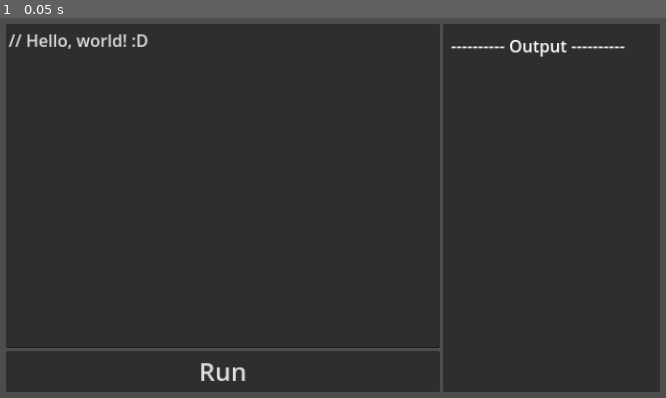
Above: before the commit, frame 1.
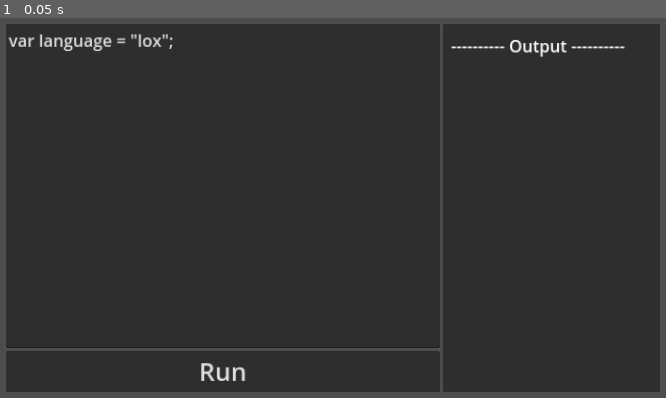
Above: after the commit, the same moment.

Repository: Skyvastern/skyamn-gdscript
Game: Godot game, scene res://main/main.tscn
Two runs of this game, one before a commit and one after it. Both use one fixed random seed, a clock stepped at 60 frames per second and the inputs below.
Inputs:
- Up to frame 1 (0.05 s): no input

The runs differ from the first frame. In frame 1, 0.5% of the frame differs, in the area x 1-26%, y 4-9%.

Commit message:
Create scanner to extract tokens

Diff:
--- /dev/null
+++ b/main/interpreter/interpreter.gd
@@ -0,0 +1,57 @@
+extends Node
+class_name Interpreter
+
+static var had_error: bool = false
+
+@export var scanner_scene: PackedScene
+
+
+func start(source: String) -> bool:
+	if source == "":
+		print("Source code is empty.")
+	else:
+		run_source(source)
+
+	if had_error:
+		return false
+
+	return true
+
+
+func run_source(source: String) -> void:
+	_run(source)
+
+
+func run_prompt() -> void:
+	return
+
+
+func _run(source: String) -> void:
+	var scanner: Scanner = Interpreter.add_scene_in_tree(scanner_scene, self)
+	scanner.setup(source)
+
+	var _tokens: Array[Token] = scanner.scan_tokens()
+
+
+static func error(line: int, message: String) -> void:
+	report(line, "", message)
+
+
+static func report(line: int, where: String, message: String) -> void:
+	push_error("[line " + str(line) + "] Error" + where + ": " + message)
+	had_error = true
+
+
+static func add_scene_in_tree(scene: PackedScene, parent: Node) -> Node:
+	var node: Node = scene.instantiate()
+	parent.add_child(node)
+	return node
+
+
+static func substring(value: String, start_index: int, end_index: int) -> String:
+	var trimmed_value: String = ""
+
+	for i in range(start_index, end_index):
+		trimmed_value += value[i]
+
+	return trimmed_value
--- /dev/null
+++ b/main/interpreter/interpreter.tscn
@@ -0,0 +1,8 @@
+[gd_scene load_steps=3 format=3 uid="uid://c3dbkuo5lym45"]
+
+[ext_resource type="Script" path="res://main/interpreter/interpreter.gd" id="1_ok7gr"]
+[ext_resource type="PackedScene" uid="uid://c6d7njfiey11i" path="res://main/interpreter/scanner/scanner.tscn" id="2_rfwvq"]
+
+[node name="Interpreter" type="Node"]
+script = ExtResource("1_ok7gr")
+scanner_scene = ExtResource("2_rfwvq")
--- /dev/null
+++ b/main/interpreter/scanner/scanner.gd
@@ -0,0 +1,197 @@
+extends Node
+class_name Scanner
+
+@export var token_scene: PackedScene
+
+var source: String
+var tokens: Array[Token]
+
+var start: int = 0
+var current: int = 0
+var line: int = 1
+
+
+func setup(_source: String) -> void:
+	source = _source
+	tokens = []
+
+
+func scan_tokens() -> Array[Token]:
+	while not is_at_end():
+		start = current
+		scan_a_token()
+
+	var token: Token = Interpreter.add_scene_in_tree(token_scene, self)
+	token.setup(Token.TokenType.EOF, "", "", line)
+	tokens.append(token)
+
+	return tokens
+
+
+func scan_a_token() -> void:
+	var c: String = advance()
+	match c:
+		"(":
+			add_token(Token.TokenType.LEFT_PAREN)
+		")":
+			add_token(Token.TokenType.RIGHT_PAREN)
+		"{":
+			add_token(Token.TokenType.LEFT_BRACE)
+		"}":
+			add_token(Token.TokenType.RIGHT_BRACE)
+		".":
+			add_token(Token.TokenType.DOT)
+		",":
+			add_token(Token.TokenType.COMMA)
+		"+":
+			add_token(Token.TokenType.PLUS)
+		"-":
+			add_token(Token.TokenType.MINUS)
+		";":
+			add_token(Token.TokenType.SEMICOLON)
+		"*":
+			add_token(Token.TokenType.STAR)
+		"!":
+			if match_char("="):
+				add_token(Token.TokenType.BANG_EQUAL)
+			else:
+				add_token(Token.TokenType.BANG)
+		"=":
+			if match_char("="):
+				add_token(Token.TokenType.EQUAL_EQUAL)
+			else:
+				add_token(Token.TokenType.EQUAL)
+		"<":
+			if match_char("="):
+				add_token(Token.TokenType.LESS_EQUAL)
+			else:
+				add_token(Token.TokenType.LESS)
+		">":
+			if match_char("="):
+				add_token(Token.TokenType.GREATER_EQUAL)
+			else:
+				add_token(Token.TokenType.GREATER)
+		"/":
+			if match_char("/"):
+				while peek() != "\n" and not is_at_end():
+					advance()
+			else:
+				add_token(Token.TokenType.SLASH)
+		" ", "\r", "\t":
+			pass
+		"\n":
+			line += 1
+		'"':
+			string()
+		_:
+			if is_digit(c):
+				number()
+			elif is_alpha(c):
+				identifier()
+			else:
+				Interpreter.error(line, "Unexpected character: " + c)
+
+
+func is_at_end() -> bool:
+	return current >= source.length()
+
+
+func advance() -> String:
+	var next_char: String = source[current]
+	current += 1
+	return next_char
+
+
+func add_token(type: Token.TokenType) -> void:
+	add_token_literal(type, "")
+
+
+func add_token_literal(type: Token.TokenType, literal: String) -> void:
+	var text: String = Interpreter.substring(source, start, current)
+
+	var token: Token = Interpreter.add_scene_in_tree(token_scene, self)
+	token.setup(type, text, literal, line)
+	tokens.append(token)
+
+
+func match_char(expected: String) -> bool:
+	if is_at_end():
+		return false
+
+	if source[current] != expected:
+		return false
+
+	current += 1
+	return true
+
+
+func peek() -> String:
+	if is_at_end():
+		return ""
+
+	return source[current]
+
+
+func string() -> void:
+	while peek() != '"' and not is_at_end():
+		if peek() == "\n":
+			line += 1
+
+		advance()
+
+	if is_at_end():
+		Interpreter.error(line, "Unterminated string.")
+		return
+
+	advance()
+
+	var value: String = Interpreter.substring(source, start + 1, current - 1)
+	add_token_literal(Token.TokenType.STRING, value)
+
+
+func is_digit(c: String) -> bool:
+	return c >= "0" and c <= "9"
+
+
+func peek_next() -> String:
+	if (current + 1) >= source.length():
+		return ""
+
+	return source[current + 1]
+
+
+func number() -> void:
+	while is_digit(peek()):
+		advance()
+
+	# Look for fractional part
+	if peek() == "." and is_digit(peek_next()):
+		advance()
+
+		while is_digit(peek()):
+			advance()
+
+	add_token_literal(
+		Token.TokenType.NUMBER,
+		Interpreter.substring(source, start, current)
+	)
+
+
+func is_alpha(c: String) -> bool:
+	return (c >= "a" and c <= "z") or (c >= "A" and c <= "Z") or c == "_"
+
+
+func is_alpha_numeric(c: String) -> bool:
+	return is_alpha(c) or is_digit(c)
+
+
+func identifier() -> void:
+	while is_alpha_numeric(peek()):
+		advance()
+
+	var text: String = Interpreter.substring(source, start, current)
+	var type = Token.keywords.get(text)
+	if type == null:
+		type = Token.TokenType.IDENTIFIER
+
+	add_token(type)
--- /dev/null
+++ b/main/interpreter/scanner/scanner.tscn
@@ -0,0 +1,8 @@
+[gd_scene load_steps=3 format=3 uid="uid://c6d7njfiey11i"]
+
+[ext_resource type="Script" path="res://main/interpreter/scanner/scanner.gd" id="1_0bw7t"]
+[ext_resource type="PackedScene" uid="uid://x87348rir0d3" path="res://main/interpreter/token/token.tscn" id="2_h4r8b"]
+
+[node name="Scanner" type="Node"]
+script = ExtResource("1_0bw7t")
+token_scene = ExtResource("2_h4r8b")
--- /dev/null
+++ b/main/interpreter/token/token.gd
@@ -0,0 +1,68 @@
+extends Node
+class_name Token
+
+static var count: int = 0
+
+@export var type: TokenType
+@export var lexeme: String
+@export var literal: String
+@export var line: int
+
+
+func setup(_type: TokenType, _lexeme: String, _literal: String, _line: int) -> void:
+	type = _type
+	lexeme = _lexeme
+	literal = _literal
+	line = _line
+
+	# For visual feedback in Godot Editor
+	name = str(count) + " - " + TokenType.keys()[type]
+	count += 1
+
+	print("\n" + str(count) + "\n" + _to_string())
+
+
+func _to_string() -> String:
+	return "Type: " + TokenType.keys()[type] + "\nLexeme: " + lexeme + "\nLiteral: " + literal
+
+
+enum TokenType {
+	# Single character tokens
+	LEFT_PAREN, RIGHT_PAREN, LEFT_BRACE, RIGHT_BRACE,
+	COMMA, DOT, MINUS, PLUS, SEMICOLON, SLASH, STAR,
+
+	# One or two characters token
+	BANG, BANG_EQUAL,
+	EQUAL, EQUAL_EQUAL,
+	GREATER, GREATER_EQUAL,
+	LESS, LESS_EQUAL,
+
+	# Literals
+	IDENTIFIER, STRING, NUMBER,
+
+	# Keywords
+	AND, CLASS, ELSE, FALSE, FUN, FOR, IF, NULL, OR,
+	PRINT, RETURN, SUPER, THIS, TRUE, VAR, WHILE,
+
+	EOF
+}
+
+
+static var keywords: Dictionary = {
+	"and": TokenType.AND,
+	"class": TokenType.CLASS,
+	"else": TokenType.ELSE,
+	"false": TokenType.FALSE,
+	"fun": TokenType.FUN,
+	"for": TokenType.FOR,
+	"if": TokenType.IF,
+	"null": TokenType.NULL,
+	"or": TokenType.OR,
+	"print": TokenType.PRINT,
+	"return": TokenType.RETURN,
+	"super": TokenType.SUPER,
+	"this": TokenType.THIS,
+	"true": TokenType.TRUE,
+	"var": TokenType.VAR,
+	"while": TokenType.WHILE
+}
--- /dev/null
+++ b/main/interpreter/token/token.tscn
@@ -0,0 +1,6 @@
+[gd_scene load_steps=2 format=3 uid="uid://x87348rir0d3"]
+
+[ext_resource type="Script" path="res://main/interpreter/token/token.gd" id="1_ljklp"]
+
+[node name="Token" type="Node"]
+script = ExtResource("1_ljklp")
--- /dev/null
+++ b/main/main.gd
@@ -0,0 +1,19 @@
+extends Node
+class_name Main
+
+@export_group("Main")
+@export var interpreter: Interpreter
+
+@export_group("UI")
+@export var code: TextEdit
+@export var run_btn: Button
+@export var output: Label
+
+
+func _ready() -> void:
+	run_btn.pressed.connect(_on_run_btn_pressed)
+
+
+func _on_run_btn_pressed() -> void:
+	var source: String = code.text
+	interpreter.run_source(source)
--- a/main/main.tscn
+++ b/main/main.tscn
@@ -1,6 +1,16 @@
-[gd_scene format=3 uid="uid://0aheb7v37rpf"]
+[gd_scene load_steps=3 format=3 uid="uid://0aheb7v37rpf"]
 
-[node name="Main" type="Node"]
+[ext_resource type="Script" path="res://main/main.gd" id="1_juhc7"]
+[ext_resource type="PackedScene" uid="uid://c3dbkuo5lym45" path="res://main/interpreter/interpreter.tscn" id="2_d4gmh"]
+
+[node name="Main" type="Node" node_paths=PackedStringArray("interpreter", "code", "run_btn", "output")]
+script = ExtResource("1_juhc7")
+interpreter = NodePath("Interpreter")
+code = NodePath("UI/Container/Code Editor/Code")
+run_btn = NodePath("UI/Container/Code Editor/Run Button")
+output = NodePath("UI/Container/Output Panel/Panel/Output")
+
+[node name="Interpreter" parent="." instance=ExtResource("2_d4gmh")]
 
 [node name="UI" type="Control" parent="."]
 layout_mode = 3
@@ -31,7 +41,7 @@
 layout_mode = 2
 size_flags_vertical = 3
 theme_override_font_sizes/font_size = 24
-text = "// Hello, world! :D"
+text = "var language = \"lox\";"
 placeholder_text = "Write your code here"
 wrap_mode = 1
 
